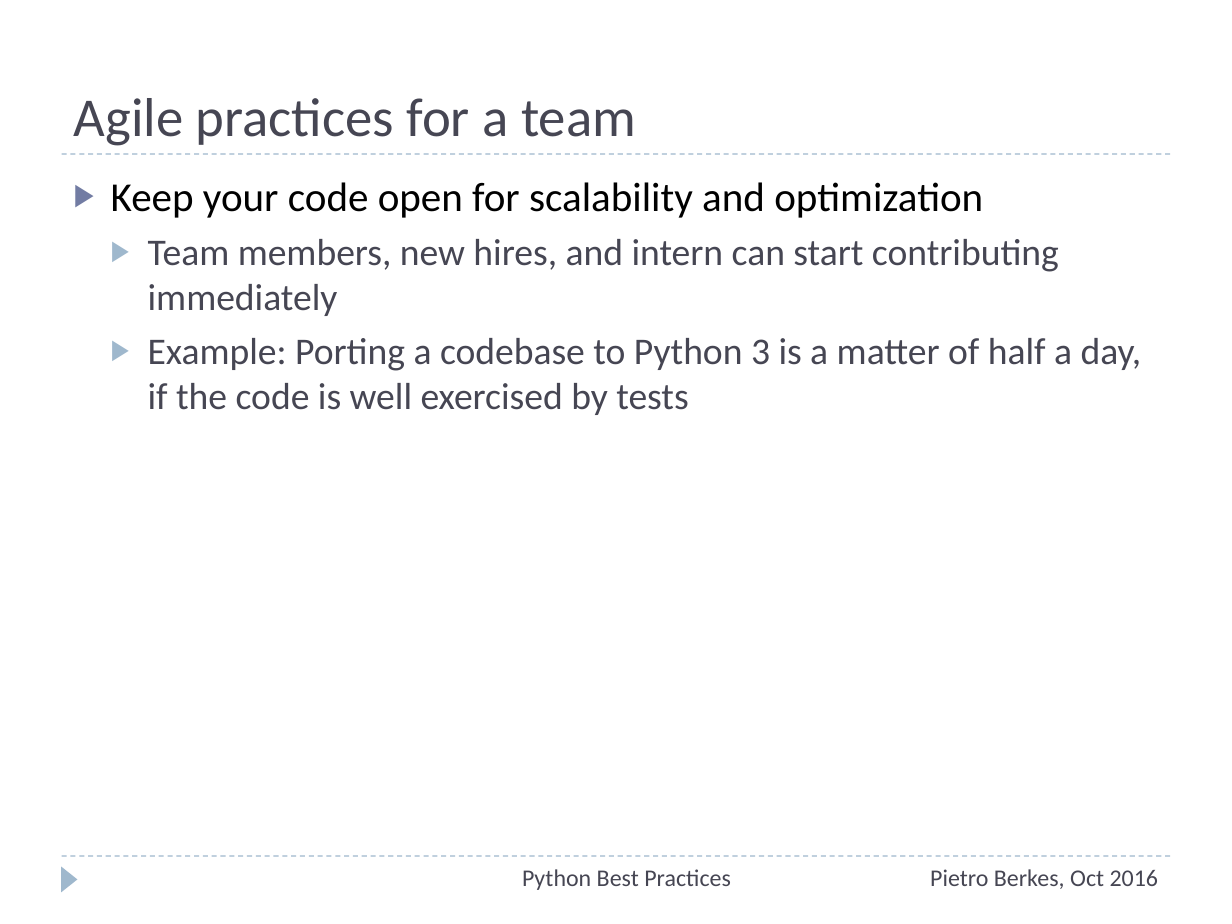
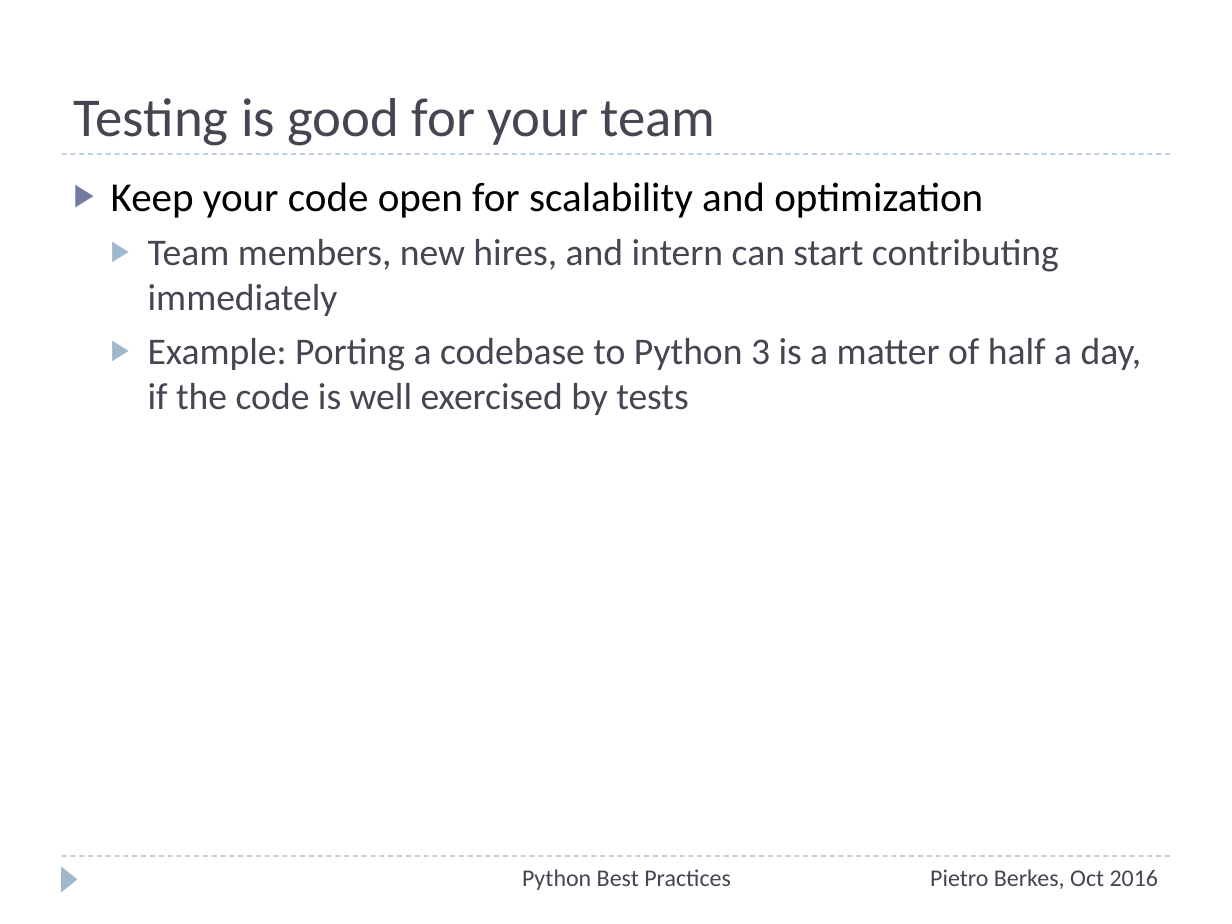
Before and after one commit to ASPP/testing_debugging_profiling, a slide deck: slide 9 of testing-debugging-profiling.pptx (slide 4 before the commit). Drawn at 1232x924 pixels with LibreOffice and Linux fonts; fonts in the diff are those of the drawing. Boxes give left, top, right and bottom in pixels: in the first picture for what was removed or moved away, otherwise in the second. Text is boxed around its words. In the diff, an @@ line names an element or a change of style, - is before the commit and + after.

```diff
--- a/testing-debugging-profiling.pptx
+++ b/testing-debugging-profiling.pptx
@@ title at [74,98,716,146]: text changed @@
-Agile practices for a team
+Testing is good for your team
```
Also in this commit, not shown: 5 other slides changed, 1 slide removed.
